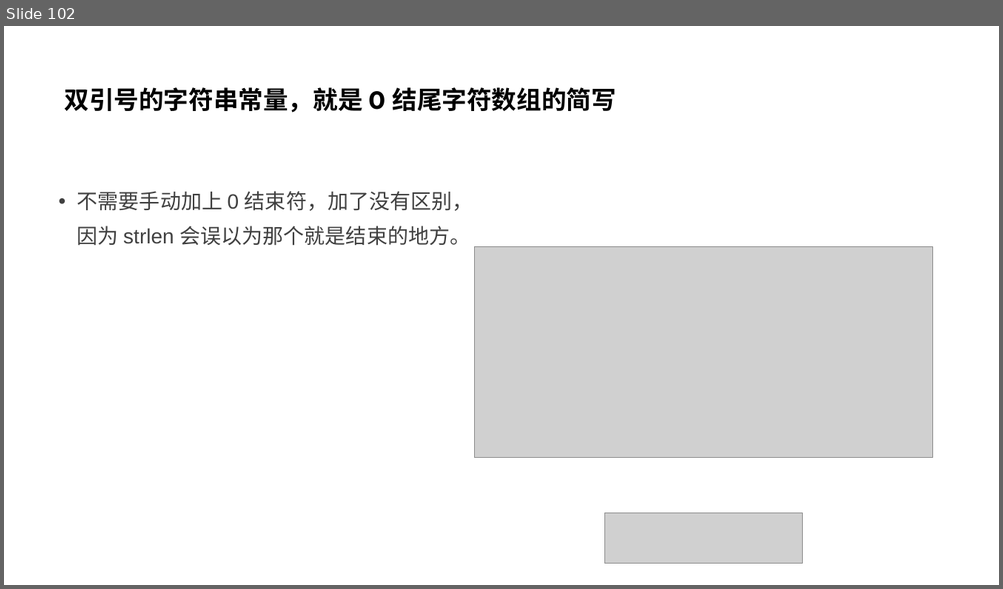
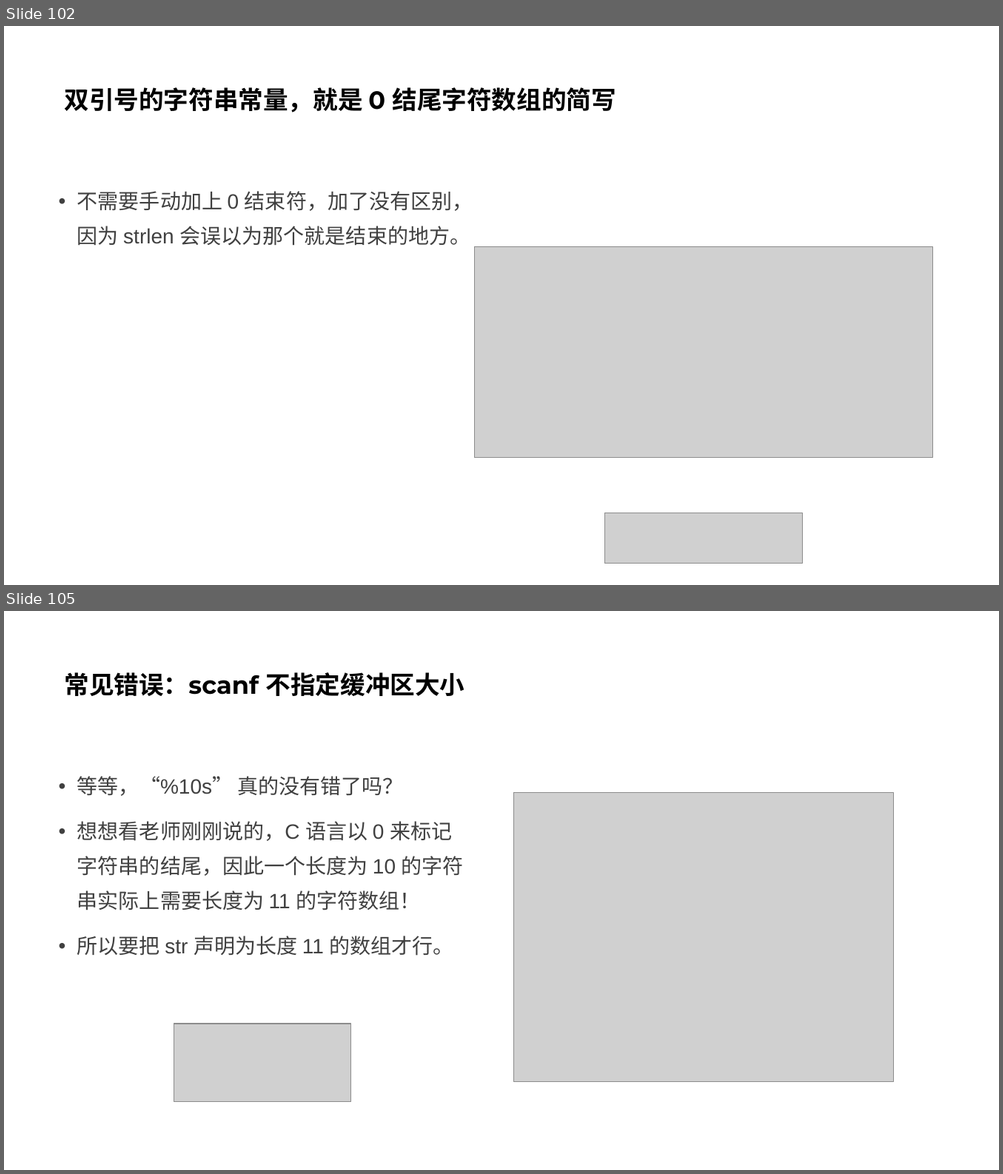
Before and after one commit to parallel101/course, a slide deck: 12/slides.pptx. Shown one above the other, each under a label of ours: slide 102 before the commit, slides 102 and 105 after it; the slides between them are not shown. The pictures are 1003x589 and 1003x1174 pixels, drawn with LibreOffice and Linux fonts; fonts in the diff are those of the drawing; grey boxes stand for pictures. Boxes give left, top, right and bottom in pixels: in the first picture for what was removed or moved away, otherwise in the second. Text is boxed around its words. In the diff, an @@ line names an element or a change of style, - is before the commit and + after.

```diff
--- a/12/slides.pptx
+++ b/12/slides.pptx
@@ slide 105 added at [4, 611, 999, 1170], background #FFFFFF @@
@@ title added at [64, 672, 465, 696], 24 pt, text #000000, bold @@
+常见错误：scanf 不指定缓冲区大小
@@ text added at [77, 776, 464, 956], 20 pt, text #404040 @@
+• 等等，“%10s” 真的没有错了吗？
+• 想想看老师刚刚说的，C 语言以 0 来标记字符串的结尾，因此一个长度为 10 的字符串实际上需要长度为 11 的字符数组！
+• 所以要把 str 声明为长度 11 的数组才行。
@@ picture added at [514, 793, 893, 1082] @@
@@ picture added at [174, 1025, 351, 1102] @@
```
Also in this commit, not shown: 1 slide changed, 3 other slides added, 8 other files.
